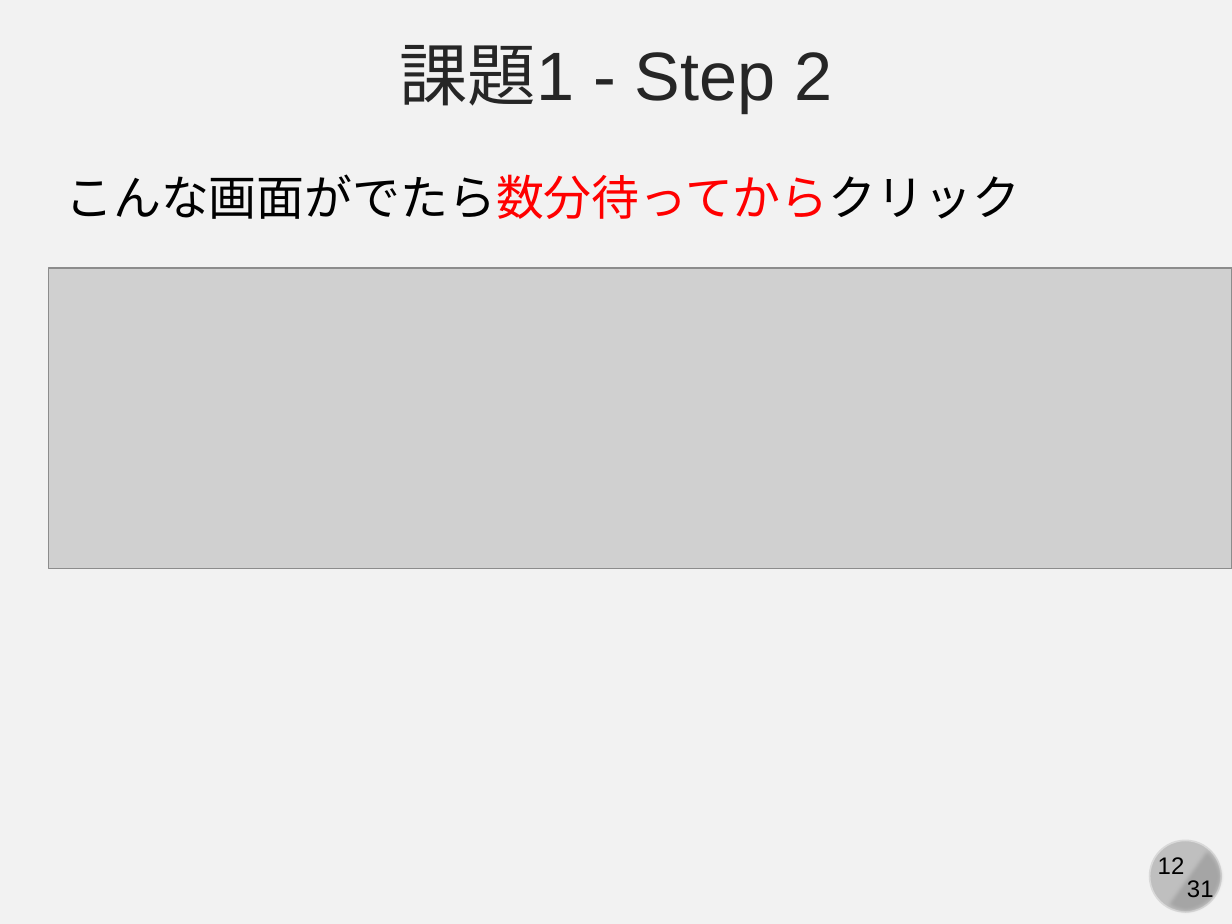
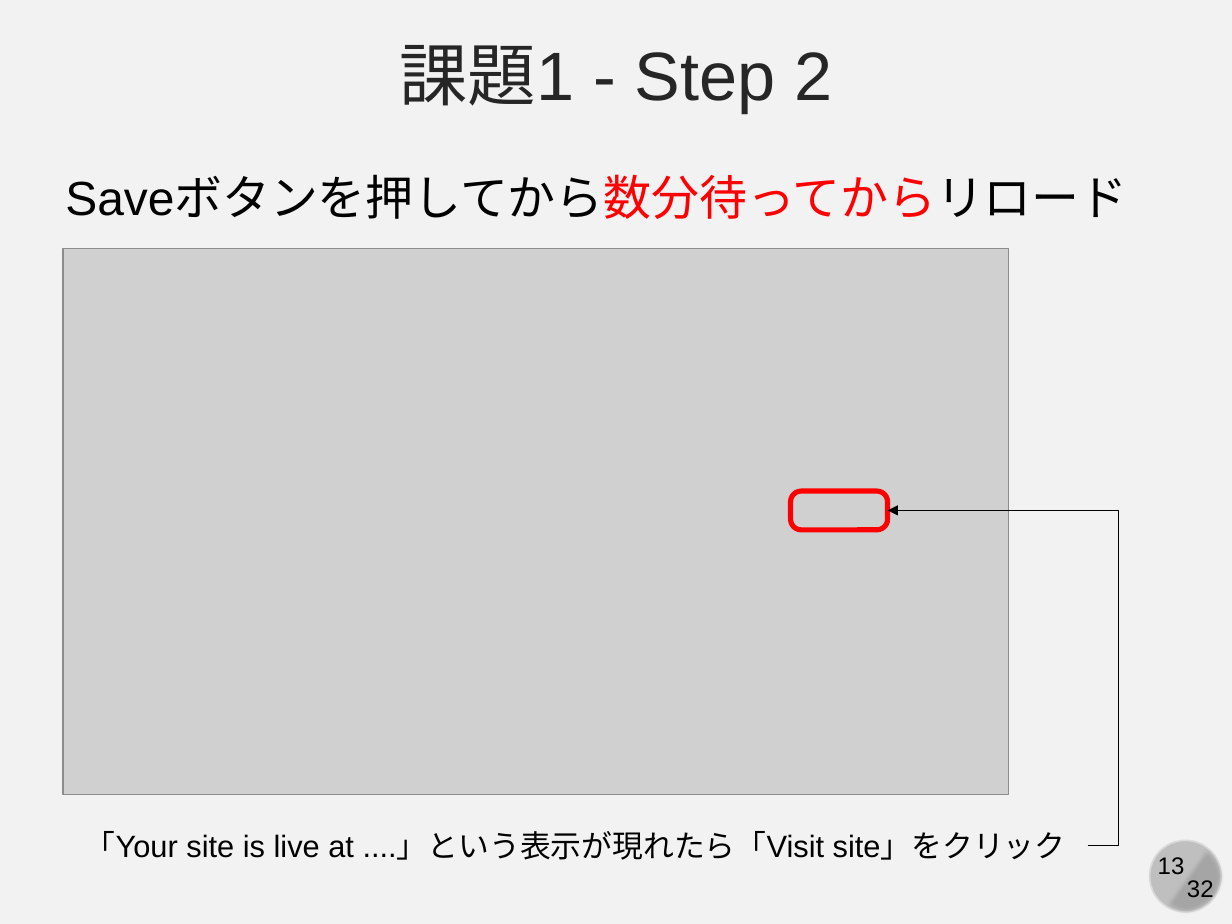
Before and after one commit to kaityo256/github, a slide deck: slide 13 of practice_github_advanced/fig/slide.pptx (slide 12 before the commit). Drawn at 1232x924 pixels with LibreOffice and Linux fonts; fonts in the diff are those of the drawing; grey boxes stand for pictures. Boxes give left, top, right and bottom in pixels: in the first picture for what was removed or moved away, otherwise in the second. Text is boxed around its words. In the diff, an @@ line names an element or a change of style, - is before the commit and + after.

```diff
--- a/practice_github_advanced/fig/slide.pptx
+++ b/practice_github_advanced/fig/slide.pptx
@@ text at (x1=65, y1=177, x2=1127, y2=219): text changed @@
-こんな画面がでたら数分待ってからクリック
+Saveボタンを押してから数分待ってからリロード
@@ picture removed at (x1=48, y1=269, x2=1232, y2=569) @@
@@ picture added at (x1=63, y1=249, x2=1009, y2=795) @@
@@ rounded rectangle added at (x1=791, y1=492, x2=888, y2=530), outline #FF0000 3 pt @@
@@ elbow arrow added from (1088, 846) to (887, 510), #000000 0.5 pt @@
@@ text added at (x1=85, y1=831, x2=1066, y2=860), 18 pt, text #000000 @@
+「Your site is live at ....」という表示が現れたら「Visit site」をクリック
@@ page number at (x1=1158, y1=857, x2=1185, y2=875): text changed @@
-12
+13
@@ text at (x1=1187, y1=880, x2=1214, y2=903): text changed @@
-31
+32
```
Also in this commit, not shown: 29 other slides changed, 2 slides added, 1 slide removed, 2 other files.
